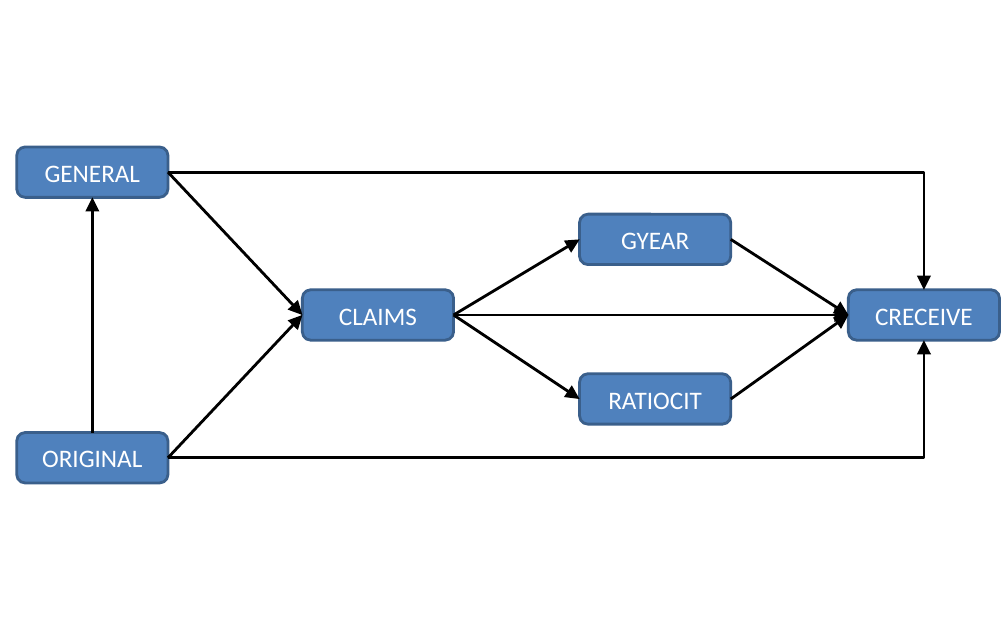
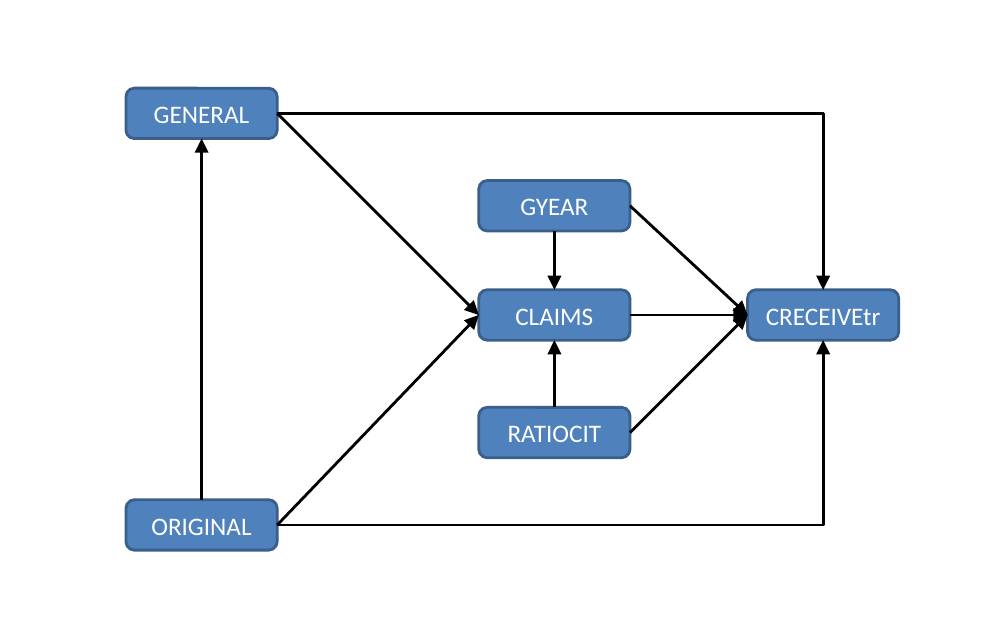
Before and after one commit to SLU-Courses-Townes/SOC6100, a slide deck: slide 1 of Assignments/Assignment03/Docs/Townes_SOC6100_Assignment03_PathModel_Diagram_v00.pptx. Drawn at 1008x630 pixels with LibreOffice and Linux fonts; fonts in the diff are those of the drawing. Boxes give left, top, right and bottom in pixels: in the first picture for what was removed or moved away, otherwise in the second. Text is boxed around its words. In the diff, an @@ line names an element or a change of style, - is before the commit and + after.

```diff
--- a/Assignments/Assignment03/Docs/Townes_SOC6100_Assignment03_PathModel_Diagram_v00.pptx
+++ b/Assignments/Assignment03/Docs/Townes_SOC6100_Assignment03_PathModel_Diagram_v00.pptx
@@ rounded rectangle "GENERAL": place and size @@
-rounded rectangle "GENERAL" at (17, 147, 168, 198)
+rounded rectangle "GENERAL" at (126, 89, 277, 139)
@@ elbow arrow moved from (168, 172) - (924, 290) to (277, 113) - (824, 290) @@
@@ arrow moved from (168, 172) - (302, 314) to (277, 113) - (479, 314) @@
@@ arrow moved from (93, 432) - (93, 198) to (202, 500) - (202, 139) @@
@@ rounded rectangle "GYEAR": place and size @@
-rounded rectangle "GYEAR" at (580, 214, 731, 264)
+rounded rectangle "GYEAR" at (479, 180, 630, 231)
@@ arrow moved from (731, 240) - (849, 314) to (630, 206) - (748, 314) @@
@@ arrow moved from (454, 314) - (580, 240) to (554, 231) - (554, 290) @@
@@ rounded rectangle "CLAIMS": place and size @@
-rounded rectangle "CLAIMS" at (302, 290, 454, 341)
+rounded rectangle "CLAIMS" at (479, 290, 630, 341)
@@ rounded rectangle "CRECEIVEtr": place and size @@
-rounded rectangle "CRECEIVEtr" at (849, 290, 1000, 341)
+rounded rectangle "CRECEIVEtr" at (748, 290, 899, 341)
@@ arrow moved from (168, 458) - (302, 314) to (277, 525) - (479, 314) @@
@@ arrow moved from (731, 399) - (849, 314) to (630, 432) - (748, 314) @@
@@ arrow moved from (454, 314) - (849, 314) to (630, 314) - (748, 314) @@
@@ text in rounded rectangle at (766, 308, 881, 325): text changed @@
-CRECEIVE
+CRECEIVEtr
@@ elbow arrow moved from (168, 458) - (924, 341) to (277, 525) - (824, 341) @@
@@ arrow moved from (454, 314) - (580, 399) to (554, 407) - (554, 341) @@
@@ rounded rectangle "RATIOCIT": place and size @@
-rounded rectangle "RATIOCIT" at (580, 374, 731, 424)
+rounded rectangle "RATIOCIT" at (479, 407, 630, 458)
@@ rounded rectangle "ORIGINAL": place and size @@
-rounded rectangle "ORIGINAL" at (17, 432, 168, 483)
+rounded rectangle "ORIGINAL" at (126, 500, 277, 550)
```
Also in this commit, not shown: 1 slide added, 3 other files.
